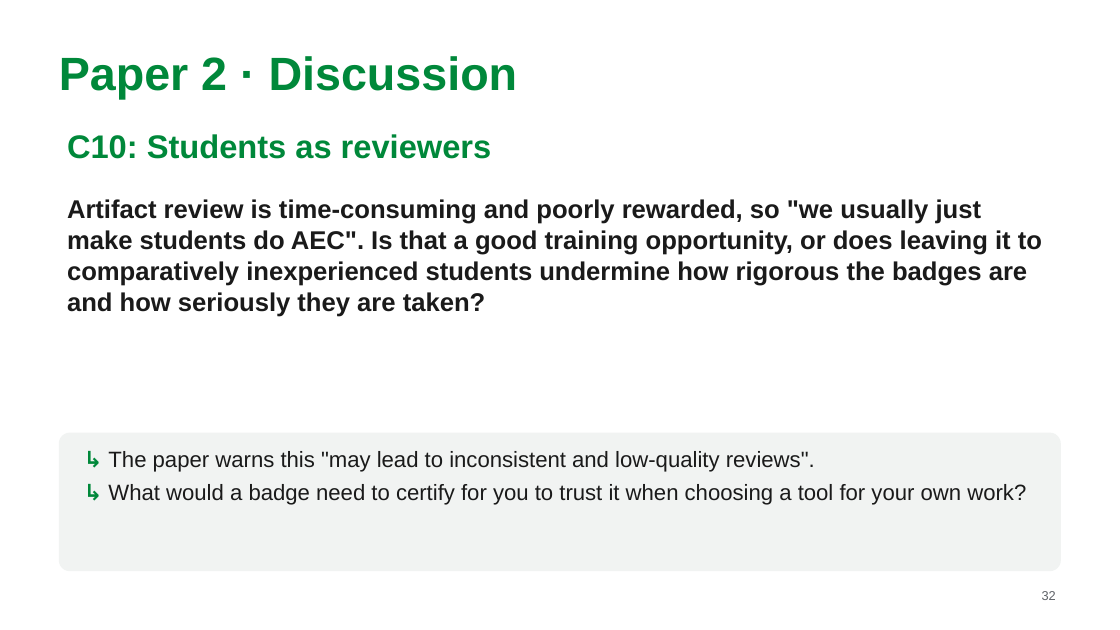
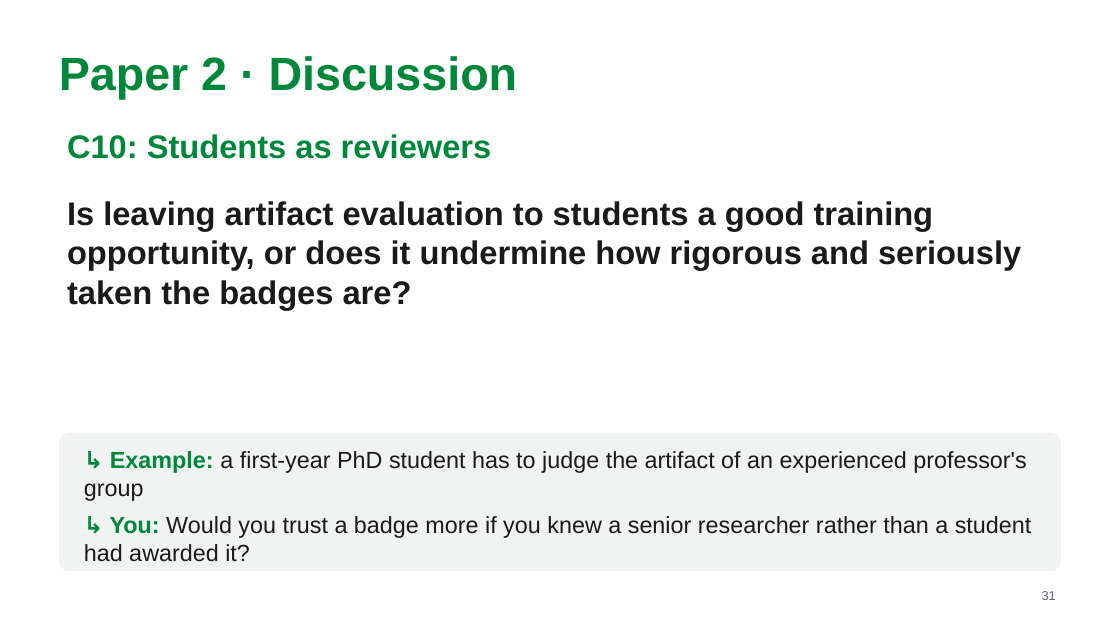
Before and after one commit to MarkAndreDuesing/Reprod_Docs_And_Notes, a slide deck: slide 31 of Vorl_2/slides/lecture2-team-paper2.pptx (slide 32 before the commit). Drawn at 1120x630 pixels with LibreOffice and Linux fonts; fonts in the diff are those of the drawing. Boxes give left, top, right and bottom in pixels: in the first picture for what was removed or moved away, otherwise in the second. Text is boxed around its words. In the diff, an @@ line names an element or a change of style, - is before the commit and + after.

```diff
--- a/Vorl_2/slides/lecture2-team-paper2.pptx
+++ b/Vorl_2/slides/lecture2-team-paper2.pptx
@@ text at (67,201,1021,310): text changed; size 22 to 28 pt @@
-Artifact review is time-consuming and poorly rewarded, so "we usually just make students do AEC". Is that a good training opportunity, or does leaving it to comparatively inexperienced students undermine how rigorous the badges are and how seriously they are taken?
+Is leaving artifact evaluation to students a good training opportunity, or does it undermine how rigorous and seriously taken the badges are?
@@ text at (84,451,1032,562): text changed; size 19 to 20 pt @@
-↳ The paper warns this "may lead to inconsistent and low-quality reviews".
-↳ What would a badge need to certify for you to trust it when choosing a tool for your own work?
+↳ Example: a first-year PhD student has to judge the artifact of an experienced professor's group
+↳ You: Would you trust a badge more if you knew a senior researcher rather than a student had awarded it?
@@ page number at (1042,591,1056,600): text changed @@
-32
+31
```
Also in this commit, not shown: 8 other slides changed, 11 slides added, 4 slides removed, 2 other files.
